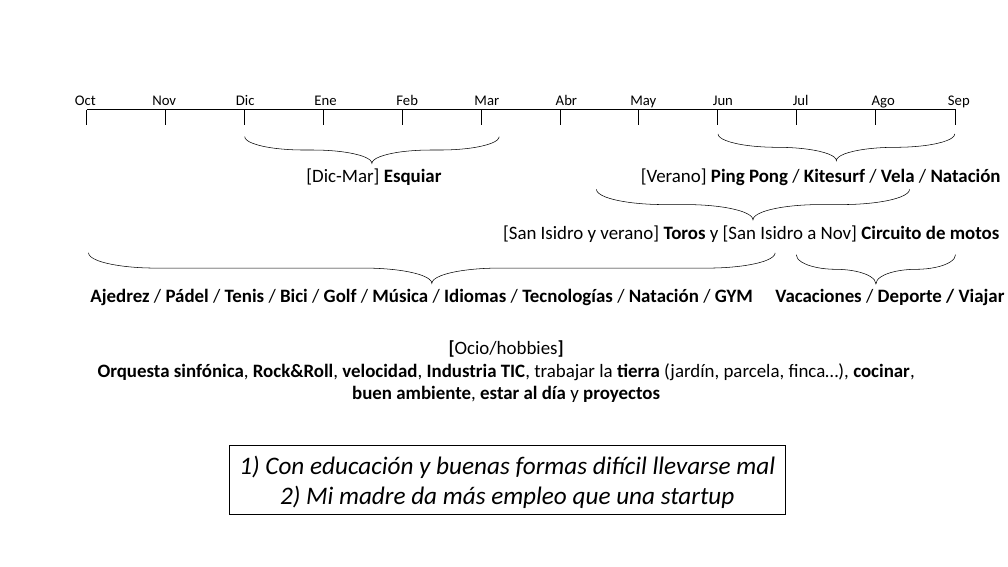
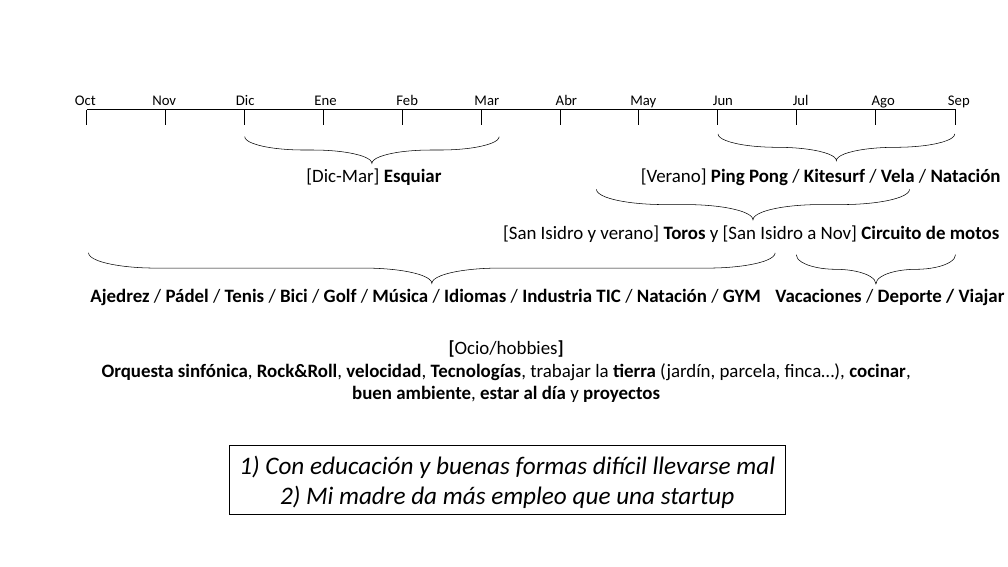
Before and after one commit to antoniojturel/cv, a slide deck: slide 1 of salud.pptx. Drawn at 1008x567 pixels with LibreOffice and Linux fonts; fonts in the diff are those of the drawing. Boxes give left, top, right and bottom in pixels: in the first picture for what was removed or moved away, otherwise in the second. Text is boxed around its words. In the diff, an @@ line names an element or a change of style, - is before the commit and + after.

Commit message:
actualización

```diff
--- a/salud.pptx
+++ b/salud.pptx
@@ text at (90, 288, 761, 306): text changed @@
-Ajedrez / Pádel / Tenis / Bici / Golf / Música / Idiomas / Tecnologías / Natación / GYM
+Ajedrez / Pádel / Tenis / Bici / Golf / Música / Idiomas / Industria TIC / Natación / GYM
@@ text at (102, 363, 910, 381): text changed @@
-Orquesta sinfónica, Rock&Roll, velocidad, Industria TIC, trabajar la tierra (jardín, parcela, finca…), cocinar,
+Orquesta sinfónica, Rock&Roll, velocidad, Tecnologías, trabajar la tierra (jardín, parcela, finca…), cocinar,
```
